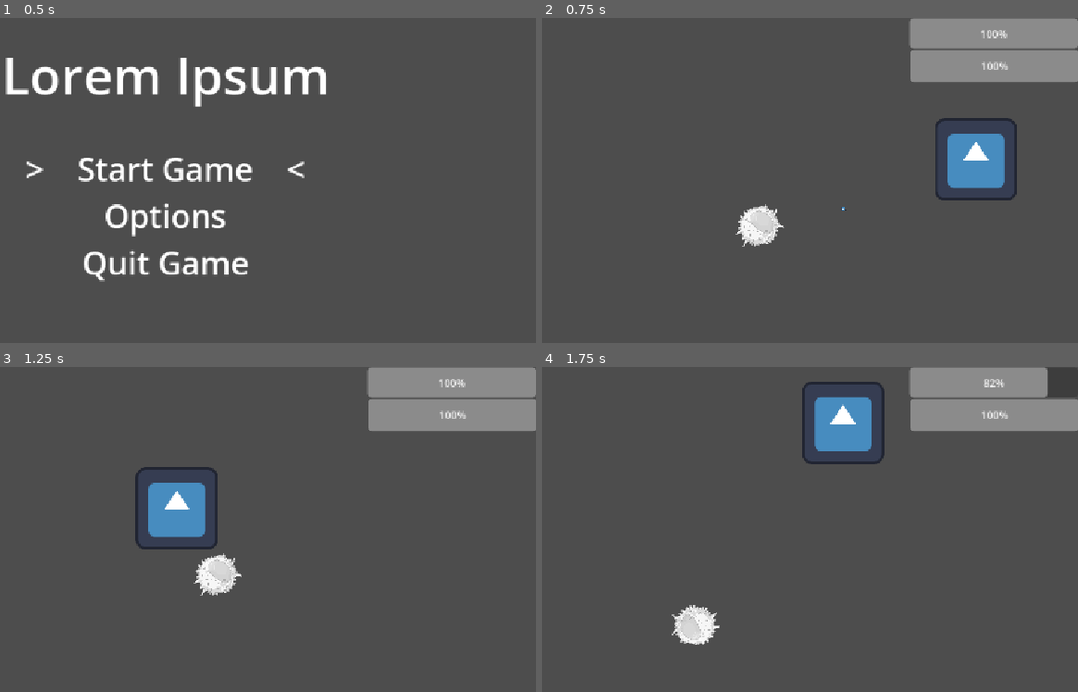
Above: before the commit, frames 1-4 (two rows, left to right).
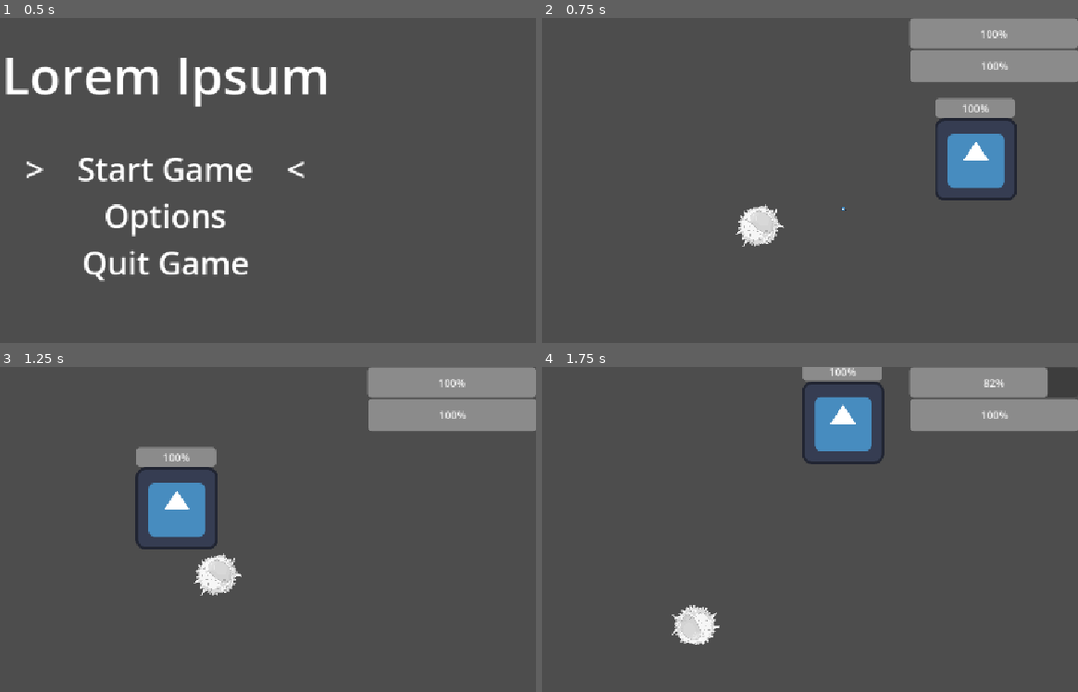
Above: after the commit, the same moments.

Repository: HippoProgrammer/game-jam-game
Game: Godot game, scene res://scenes/main-menu.tscn
The game is run twice, just before and just after one commit, with the same random seed, the same clock (stepped at 60 frames per second) and the same inputs. The engine's default icon, where the game draws it, is replaced by a stand-in: a white triangle on a blue panel in a dark square.
Inputs (mouse positions are in pixels of both pictures, inside the frame that each line leads up to):
- Up to frame 1 (0.5 s): no input
- Up to frame 2 (0.75 s): tap Enter (ui_accept) at 0.5 s; move the mouse to (868, 206) at 0.52 s; hold Right (ui_right) from 0.53 s (still down); click (868, 206) at 0.6 s
- Up to frame 3 (1.25 s): keep holding Right (ui_right); tap Enter (ui_accept) at 0.77 s
- Up to frame 4 (1.75 s): move the mouse to (558, 597) at 1.27 s; release Right (ui_right) at 1.28 s; hold Down (ui_down) from 1.28 s (still down); right-click (558, 597) at 1.35 s; tap Enter (ui_accept) at 1.52 s

Frame 1 is identical in both runs. In frame 2, 0.9% of the frame differs, in the area x 73-89%, y 24-31%; in frame 3, 0.9%, in the area x 25-41%, y 24-31%; in frame 4, 0.7%.

Commit message:
Add enemy status bar

Diff:
--- a/scenes/enemies/basic_enemy.tscn
+++ b/scenes/enemies/basic_enemy.tscn
@@ -39,3 +39,9 @@
 shape = SubResource("RectangleShape2D_ibjif")
 
 [node name="EnemyData" type="Node" parent="." unique_id=1651614382]
+
+[node name="HealthBar" type="ProgressBar" parent="." unique_id=1359599168]
+offset_left = -63.0
+offset_top = -95.0
+offset_right = 61.0
+offset_bottom = -65.0
--- a/scripts/basic_enemy.gd
+++ b/scripts/basic_enemy.gd
@@ -14,6 +14,15 @@
 
 @onready var movement_speed = get_meta("movement_speed")
 var movement_delta: float
+
+# --- Health Bar ---
+
+@onready var health_bar: ProgressBar = $HealthBar
+
+func _change_health(new: float, max_value: float):
+	health_bar.max_value = max_value
+	health_bar.value = new
+
 
 func _check_los() -> bool:
 	if global_position.distance_to(target.global_position) > get_meta("los_range"):
@@ -70,6 +79,7 @@
 
 func _ready() -> void:
 	nav.velocity_computed.connect(Callable(_on_velocity_computed))
+	_change_health(100.0, 100.0)
 
 func _physics_process(delta: float) -> void:
 	state = _check_state()
@@ -81,4 +91,5 @@
 	global_position += safe_velocity * get_physics_process_delta_time()
 
 
+
 # obligatory pf 🏳️‍🌈
